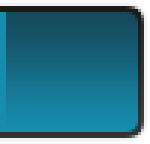
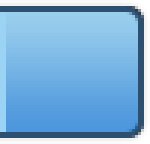
Comparing the layer stacks of the two 150px x 144px images. Changes:
added group "light" with 2 layers above "blue" over [0, 12, 138, 132]
added layer "Calque 2" (1st of 6, in "light") in group "light" over [0, 12, 6, 132]
added layer "green" (1st of 7, in "light") in group "light" over [0, 12, 138, 132]
hid group "blue" (2 layers) over [0, 12, 138, 132]
